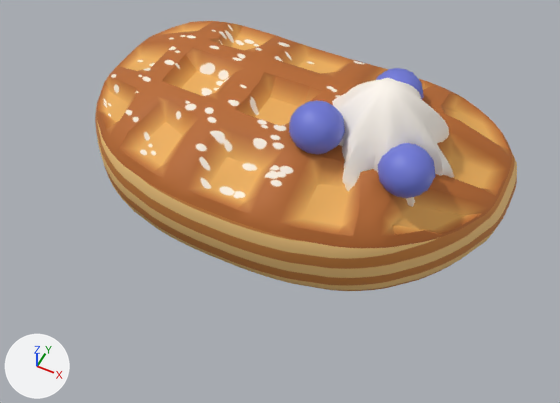
Renders of the glTF model RobloxDesserts/Croffle/Croffle.glb from each side of a commit.
Camera for both pictures: a 50 mm camera at (0.75, -1.502, 1.818) aimed at (0.08, -0.162, 0.143). The axes (+X, +Y, +Z) are drawn at lower left. The lights are the same throughout. The older version comes first. Vertices at exactly the same position are counted once.

The scene before the commit, as lines of its bpy script (objects in view):
```python
me_croffle = bpy.data.meshes.new('Croffle')
me_croffle.from_pydata(...)  # 1725 vertices, 3430 faces; spans x -0.675..0.675, y -0.401..0.401, z 0.0..0.53
# faces by material slot: [1500, 704, 638, 588]
me_croffle.materials.append(mat_crofflewaffle)  # picture img_croffle_color
me_croffle.materials.append(mat_crofflelayers)  # picture img_croffleedge_color
me_croffle.materials.append(mat_cream)  # picture img_cream_color
me_croffle.materials.append(mat_blueberry)  # picture img_blueberry_color
ob_croffle = bpy.data.objects.new('Croffle', me_croffle)
ob_croffle.location = (0.0, 0.0, 0.0)
```
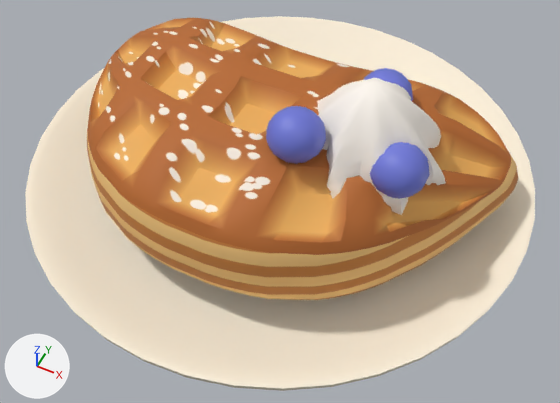
Where the change shows, as pixel boxes [x1, y1, x2, y2] in the pictures (560 x 403 px; the box of a moved part takes in the faces that stretch with it):
```json
{"object": "Croffle", "change": "reshaped", "before": [95, 21, 517, 291], "after": [25, 16, 535, 391], "on screen": "21% wider, 39% taller"}
{"part": 1, "of": "me_croffle", "change": "moved or reshaped", "before": [332, 78, 454, 207], "after": [317, 78, 446, 215]}
{"part": 2, "of": "me_croffle", "change": "moved or reshaped", "before": [378, 143, 436, 198], "after": [370, 142, 430, 199]}
{"part": 3, "of": "me_croffle", "change": "moved or reshaped", "before": [376, 68, 423, 99], "after": [363, 68, 413, 101]}
{"part": 4, "of": "me_croffle", "change": "moved or reshaped", "before": [289, 100, 345, 154], "after": [266, 106, 326, 164]}
{"part": 5, "of": "me_croffle", "change": "rebuilt", "before": [95, 21, 517, 291], "after": [87, 18, 518, 300]}
{"part": 6, "of": "me_croffle", "change": "added", "after": [25, 16, 535, 391]}
```

Scene script edits in JSON lines:
```json
{"op": "add", "block": "img_plate_color", "code": ["img_plate_color = load_image('Plate_Color', '_unpacked/Plate_Color', 4, 4, 'sRGB')"]}
{"op": "add", "block": "mat_plate", "code": ["mat_plate = principled_material('Plate')", "mat_plate.texture = img_plate_color"]}
{"block": "me_croffle", "where": "# used by ob_croffle; location = (0.0, 0.0, 0.0)"}
{"op": "remove", "block": "me_croffle", "code": "me_croffle.from_pydata(...)  # 1725 vertices, 3430 faces; spans x -0.675..0.675, y -0.401..0.401, z 0.0..0.53"}
{"op": "add", "block": "me_croffle", "code": "me_croffle.from_pydata(...)  # 2087 vertices, 4150 faces; spans x -0.765..0.765, y -0.765..0.765, z 0.0..0.61"}
{"block": "me_croffle", "change": "me_croffle part 1: the loose piece of 321 vertices spanning x 0.088..0.52, y -0.196..0.236, z 0.28..0.53 is moved by (0.0, -0.109, 0.08)"}
{"block": "me_croffle", "change": "me_croffle part 2: the loose piece of 100 vertices spanning x 0.344..0.49, y -0.182..-0.032, z 0.309..0.444 is moved by (0.0, -0.076, 0.074)"}
{"block": "me_croffle", "change": "me_croffle part 3: the loose piece of 100 vertices spanning x 0.211..0.357, y 0.103..0.253, z 0.303..0.438 is moved by (0.0, -0.115, 0.081)"}
{"block": "me_croffle", "change": "me_croffle part 4: the loose piece of 100 vertices spanning x 0.088..0.234, y -0.181..-0.031, z 0.353..0.488 is moved by (0.0, -0.13, 0.083)"}
{"block": "me_croffle", "change": "me_croffle part 5: the loose piece of 1104 vertices spanning x -0.675..0.675, y -0.401..0.401, z 0.0..0.381 is rebuilt with 1104 vertices and now spans x -0.675..0.675, y -0.538..0.297, z 0.083..0.465"}
{"block": "me_croffle", "change": "me_croffle part 6: a new loose piece of 362 vertices spanning x -0.765..0.765, y -0.765..0.765, z 0.0..0.12, in mat_plate (picture img_plate_color)"}
{"op": "add", "block": "me_croffle", "code": "me_croffle.materials.append(mat_plate)  # picture img_plate_color"}
```
